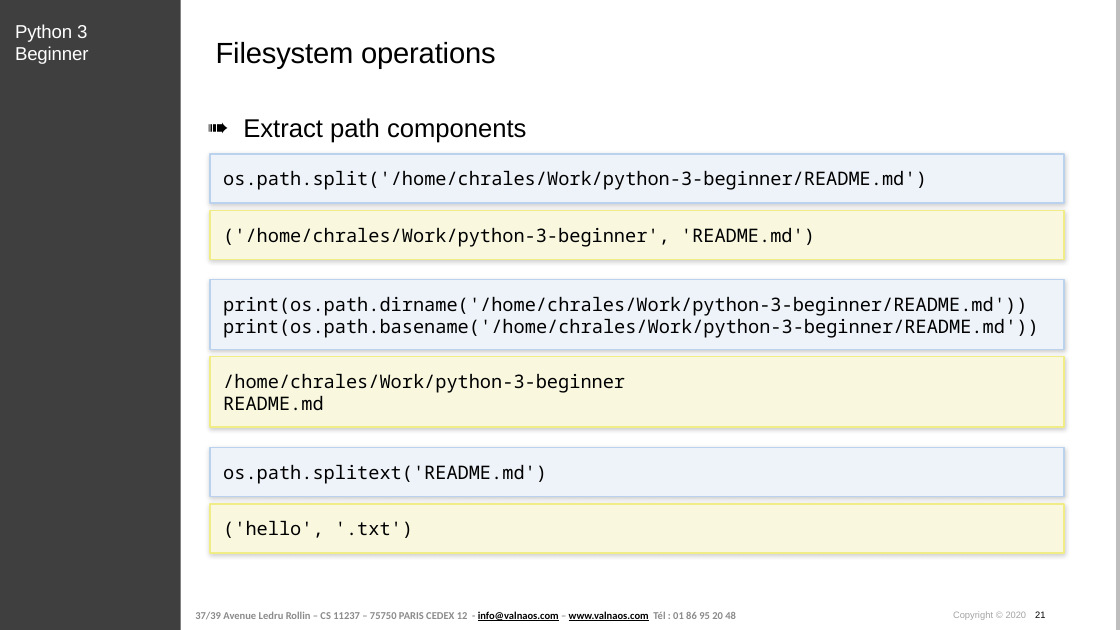
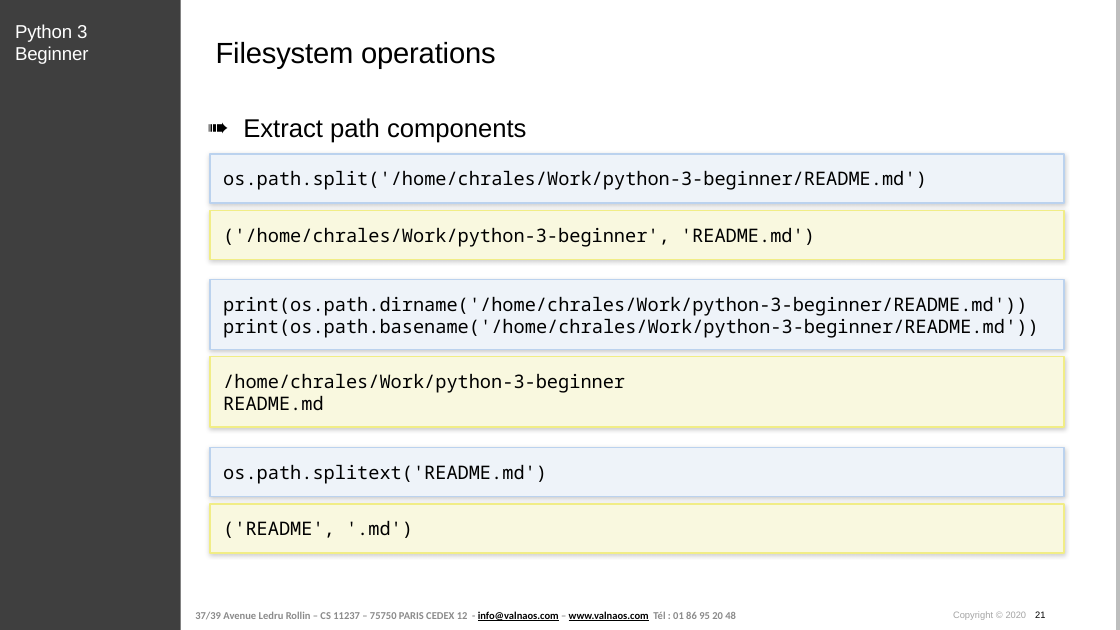
Before and after one commit to cstar-industries/python-3-beginner, a slide deck: slide 21 of 005-Python-Standard-Library/Python Standard Library - Slides.pptx. Drawn at 1120x630 pixels with LibreOffice and Linux fonts; fonts in the diff are those of the drawing; background and template pictures are left out. Boxes give left, top, right and bottom in pixels: in the first picture for what was removed or moved away, otherwise in the second. Text is boxed around its words. In the diff, an @@ line names an element or a change of style, - is before the commit and + after.

```diff
--- a/005-Python-Standard-Library/Python Standard Library - Slides.pptx
+++ b/005-Python-Standard-Library/Python Standard Library - Slides.pptx
@@ text in rectangle at [223,520,413,538]: text changed @@
-('hello', '.txt')
+('README', '.md')
```
Also in this commit, not shown: 2 other slides changed, 2 other files.
